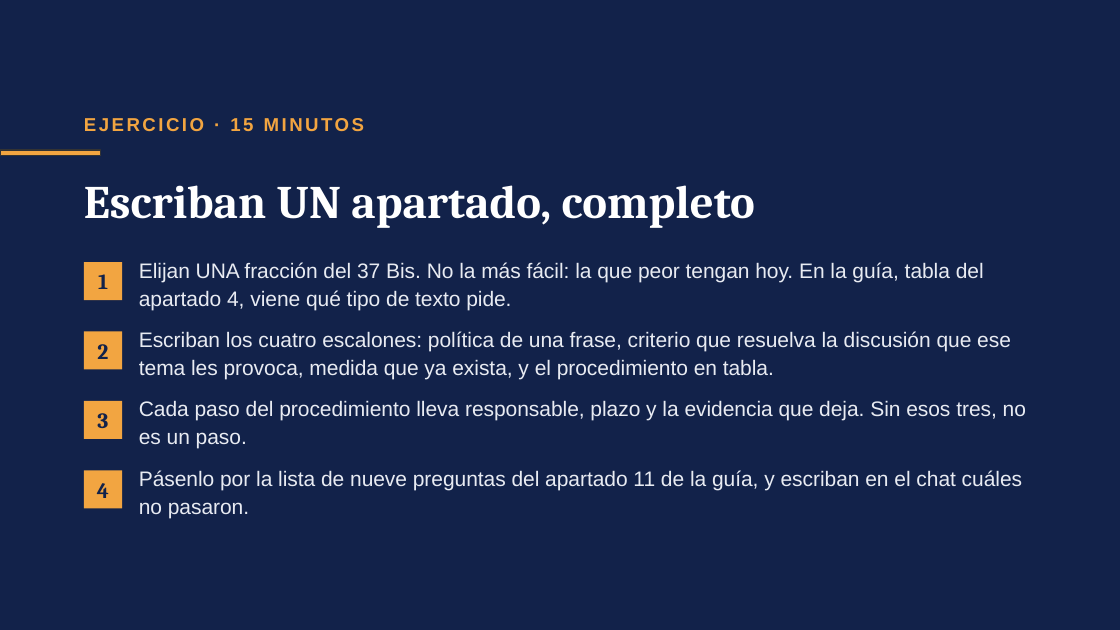
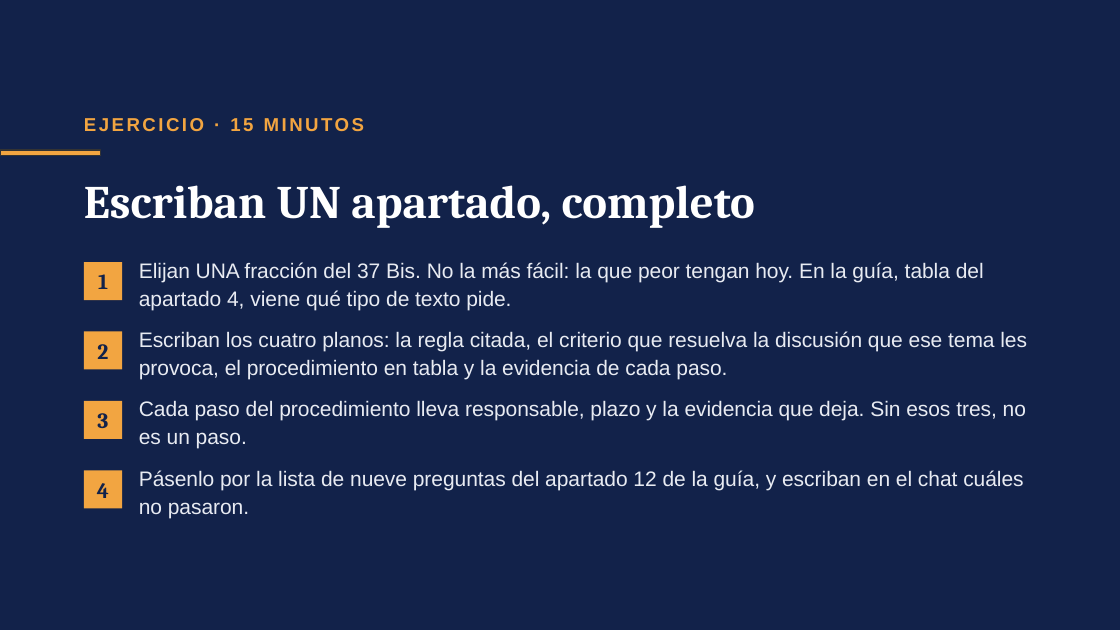
Before and after one commit to maribelvazquez/S01-TAV-IDENTIFICACION, a slide deck: slide 11 of s03/descargables/S03_ALU_01_Presentacion.pptx. Drawn at 1120x630 pixels with LibreOffice and Linux fonts; fonts in the diff are those of the drawing. Boxes give left, top, right and bottom in pixels: in the first picture for what was removed or moved away, otherwise in the second. Text is boxed around its words. In the diff, an @@ line names an element or a change of style, - is before the commit and + after.

```diff
--- a/s03/descargables/S03_ALU_01_Presentacion.pptx
+++ b/s03/descargables/S03_ALU_01_Presentacion.pptx
@@ text at [139, 331, 1027, 379]: text changed @@
-Escriban los cuatro escalones: política de una frase, criterio que resuelva la discusión que ese tema les provoca, medida que ya exista, y el procedimiento en tabla.
+Escriban los cuatro planos: la regla citada, el criterio que resuelva la discusión que ese tema les provoca, el procedimiento en tabla y la evidencia de cada paso.
@@ text at [139, 470, 1023, 518]: text changed @@
-Pásenlo por la lista de nueve preguntas del apartado 11 de la guía, y escriban en el chat cuáles no pasaron.
+Pásenlo por la lista de nueve preguntas del apartado 12 de la guía, y escriban en el chat cuáles no pasaron.
```
Also in this commit, not shown: 4 other slides changed, 15 other files.
